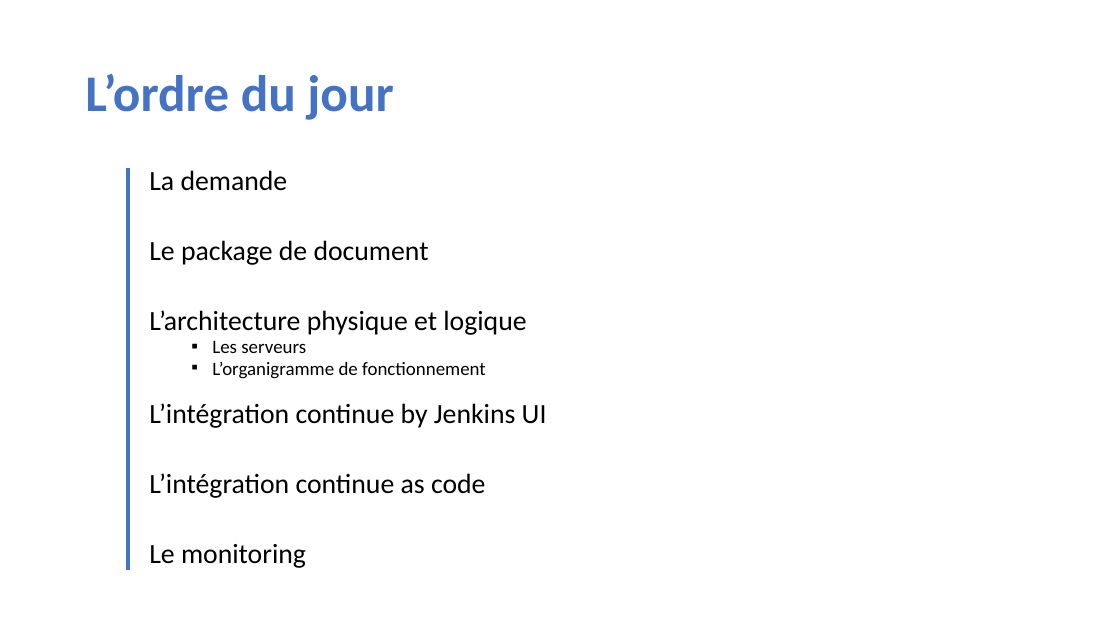
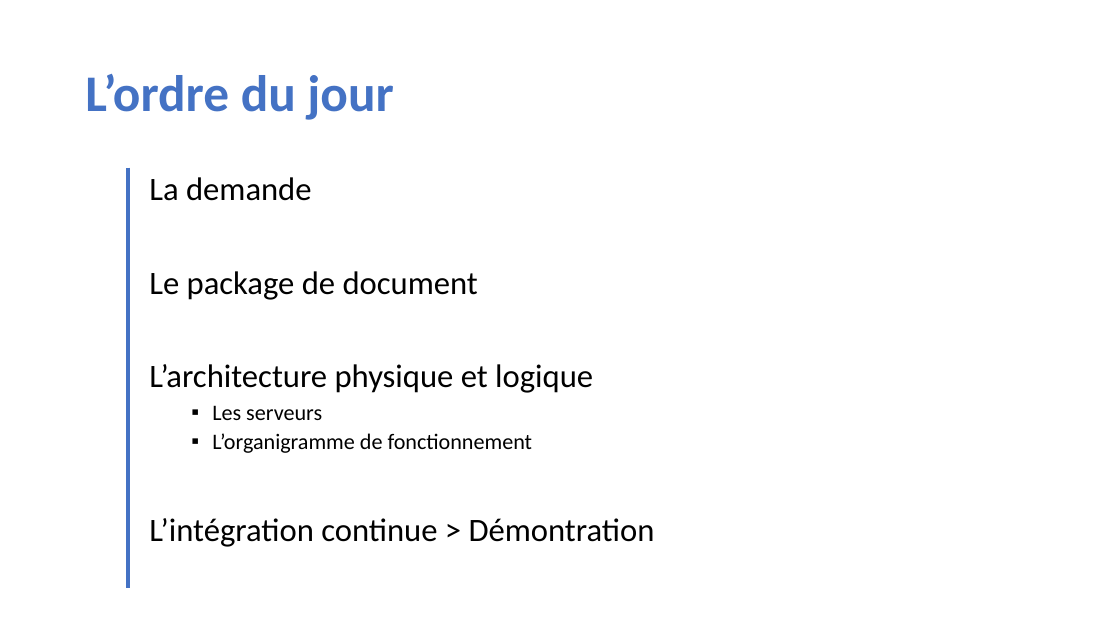
Before and after one commit to FlorianVigier/4DVOP_POZOS, a slide deck: slide 2 of 4DVOP.pptx. Drawn at 1120x630 pixels with LibreOffice and Linux fonts; fonts in the diff are those of the drawing; background and template pictures are left out. Boxes give left, top, right and bottom in pixels: in the first picture for what was removed or moved away, otherwise in the second. Text is boxed around its words. In the diff, an @@ line names an element or a change of style, - is before the commit and + after.

```diff
--- a/4DVOP.pptx
+++ b/4DVOP.pptx
@@ line moved from (129, 168) - (129, 570) to (129, 168) - (129, 588) @@
@@ text at [149,177,593,453]: size 23.8 to 28 pt in "La demande", "Le package de document", "L’architecture physique et logique"; size 16.1 to 19 pt in "Les serveurs", "L’organigramme de fonctionnement"; line spacing 0.7 to 0.9 @@
@@ text at [149,518,655,547]: text changed; size 23.8 to 28 pt @@
-L’intégration continue by Jenkins UI
-L’intégration continue as code
-Le monitoring
+L’intégration continue > Démontration
```
Also in this commit, not shown: 3 other slides changed, 2 slides added, 2 slides removed, 2 other files.
